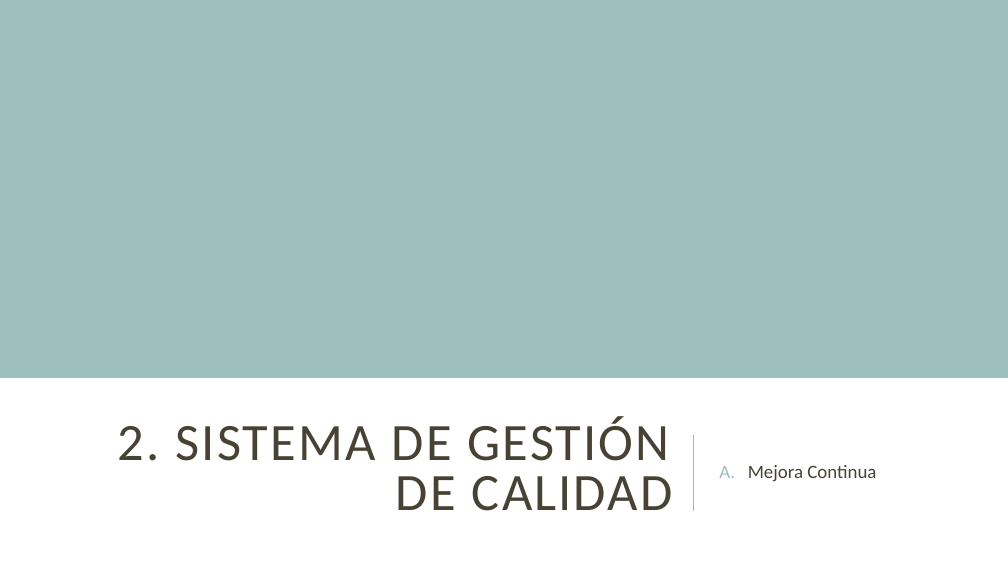
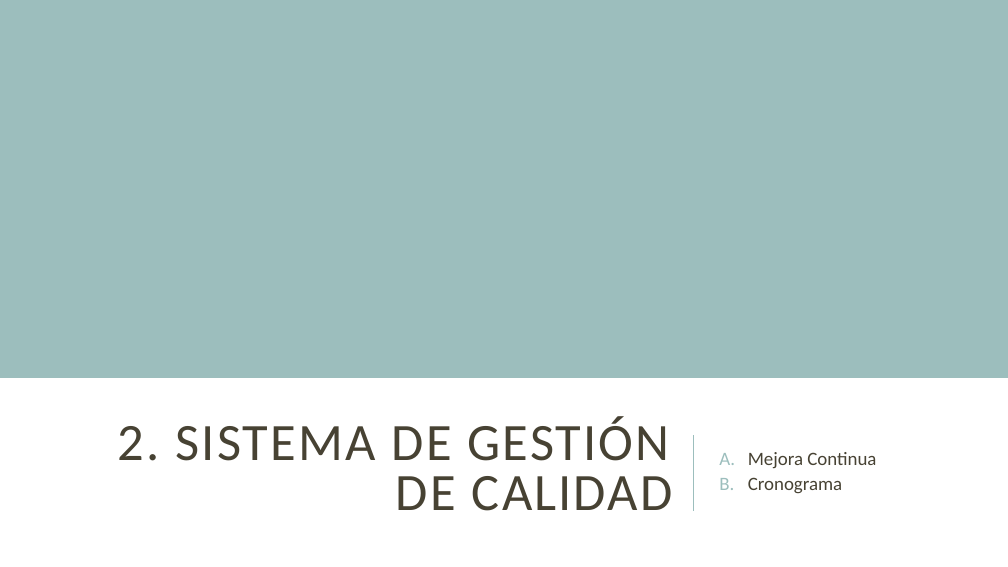
Before and after one commit to jsrxar/dge, a slide deck: slide 7 of 1-general/1-presentaciones/planificacion-control-presentacion-v2.pptx. Drawn at 1008x567 pixels with LibreOffice and Linux fonts; fonts in the diff are those of the drawing. Boxes give left, top, right and bottom in pixels: in the first picture for what was removed or moved away, otherwise in the second. Text is boxed around its words. In the diff, an @@ line names an element or a change of style, - is before the commit and + after.

```diff
--- a/1-general/1-presentaciones/planificacion-control-presentacion-v2.pptx
+++ b/1-general/1-presentaciones/planificacion-control-presentacion-v2.pptx
@@ subtitle at box(748, 477, 842, 493): paragraph added @@
+B. Cronograma
```
Also in this commit, not shown: 17 other slides changed, 6 slides added.
